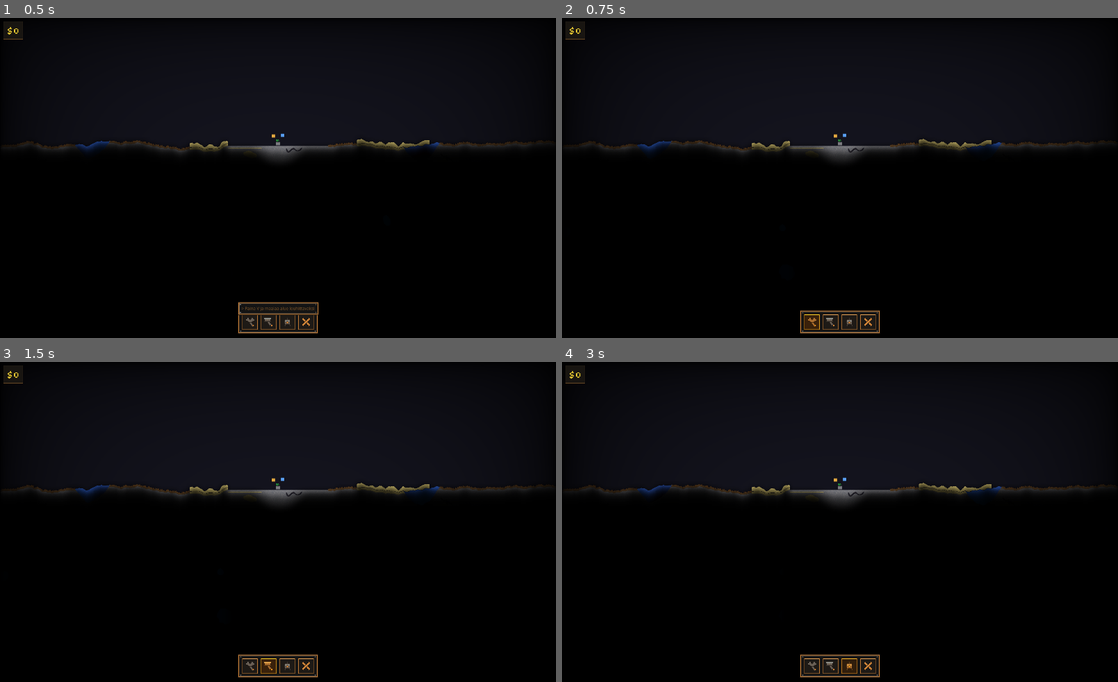
Above: before the commit, frames 1-4 (two rows, left to right).
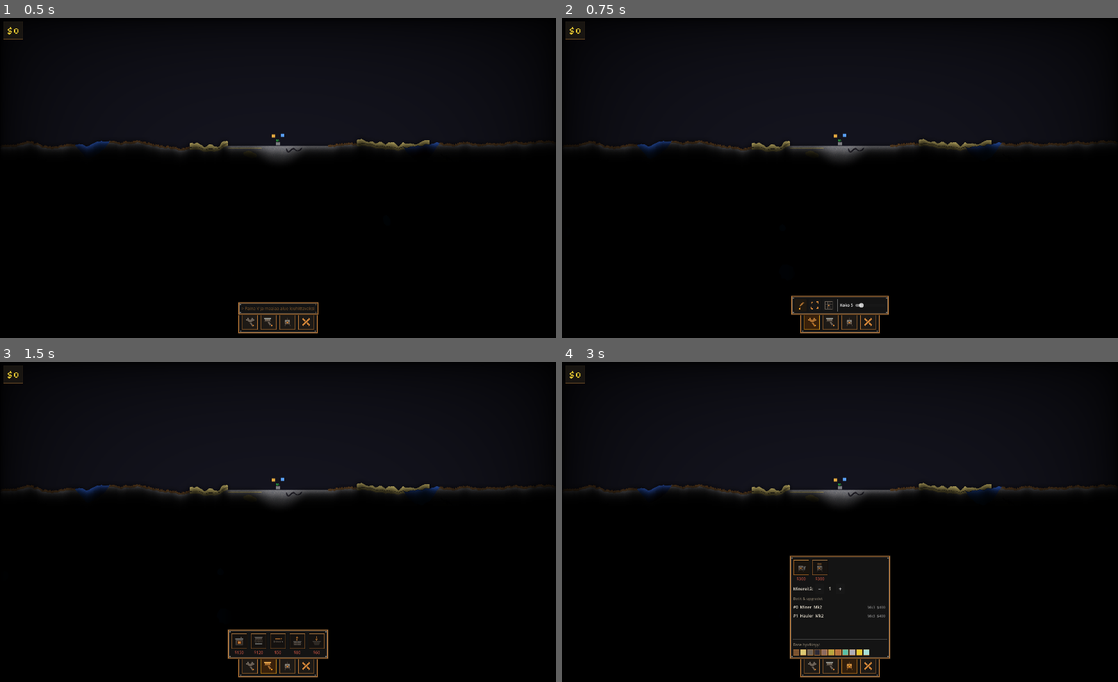
Above: after the commit, the same moments.

Repository: Orveli/GodotMining
Game: Godot game, scene res://scenes/main.tscn
The game is run twice, just before and just after one commit, with the same random seed, the same clock (stepped at 60 frames per second) and the same inputs.
Inputs (mouse positions are in pixels of both pictures, inside the frame that each line leads up to):
- Up to frame 1 (0.5 s): no input
- Up to frame 2 (0.75 s): click (812, 322) at 0.5 s
- Up to frame 3 (1.5 s): click (266, 666) at 1.25 s
- Up to frame 4 (3 s): click (851, 666) at 2 s; click (801, 566) at 2.77 s

Frame 1 is identical in both runs. In frame 2, 0.5% of the frame differs, in the area x 41-59%, y 86-94%; in frame 3, 0.7%; in frame 4, 1.1%, in the area x 41-59%, y 60-94%.

Commit message:
Korjaa build/bot-trayn ja mine-rivin nakymattomyys (grow_direction puuttui)
_build_build_tray()/_build_bot_tray()/_build_mine_row() kutsuivat
set_anchors_preset(CENTER_BOTTOM) ennen lapsien lisaamista, jolloin
Godot laski offset_left/right nollaan silloisen (tyhjan) koon mukaan.
Ilman eksplisiittista grow_horizontal/grow_vertical-asetusta paneeli
jai pysyvasti nollaleveyteen eika koskaan kasvanut sisallon mukaan --
tray 'aukesi' loogisesti (_build_tray_open=true, onboarding piiloutui)
mutta ei koskaan piirtynyt nakyviin.

actionbar_panel/onboarding_panel/toast_panel asettivat grow-suunnan jo
oikein, trayt eivat. Lisatty sama pattern kaikille kolmelle.

Todennettu oikealla hiiriklikkauksella (ei vain nappaimistolla):
build-tray ja bot-tray molemmat renderoituvat nyt taydellisina.

Co-Authored-By: Claude Fable 5 <noreply@anthropic.com>

Diff:
--- a/scripts/ui.gd
+++ b/scripts/ui.gd
@@ -382,6 +382,8 @@
 func _build_mine_row() -> void:
 	mine_row_panel = PanelContainer.new()
 	mine_row_panel.set_anchors_preset(Control.PRESET_CENTER_BOTTOM)
+	mine_row_panel.grow_horizontal = Control.GROW_DIRECTION_BOTH
+	mine_row_panel.grow_vertical = Control.GROW_DIRECTION_BEGIN
 	mine_row_panel.offset_bottom = TRAY_ANCHOR_OFFSET_BOTTOM   # actionbarin yläpuolelle
 	mine_row_panel.visible = false
 	mine_row_panel.add_theme_stylebox_override("panel", _frame_or_flat_panel())
@@ -448,6 +450,8 @@
 func _build_build_tray() -> void:
 	build_tray_panel = PanelContainer.new()
 	build_tray_panel.set_anchors_preset(Control.PRESET_CENTER_BOTTOM)
+	build_tray_panel.grow_horizontal = Control.GROW_DIRECTION_BOTH
+	build_tray_panel.grow_vertical = Control.GROW_DIRECTION_BEGIN
 	build_tray_panel.offset_bottom = TRAY_ANCHOR_OFFSET_BOTTOM
 	build_tray_panel.visible = false
 	build_tray_panel.add_theme_stylebox_override("panel", _frame_or_flat_panel())
@@ -507,6 +511,8 @@
 func _build_bot_tray() -> void:
 	bot_tray_panel = PanelContainer.new()
 	bot_tray_panel.set_anchors_preset(Control.PRESET_CENTER_BOTTOM)
+	bot_tray_panel.grow_horizontal = Control.GROW_DIRECTION_BOTH
+	bot_tray_panel.grow_vertical = Control.GROW_DIRECTION_BEGIN
 	bot_tray_panel.offset_bottom = TRAY_ANCHOR_OFFSET_BOTTOM
 	bot_tray_panel.visible = false
 	bot_tray_panel.add_theme_stylebox_override("panel", _frame_or_flat_panel())
